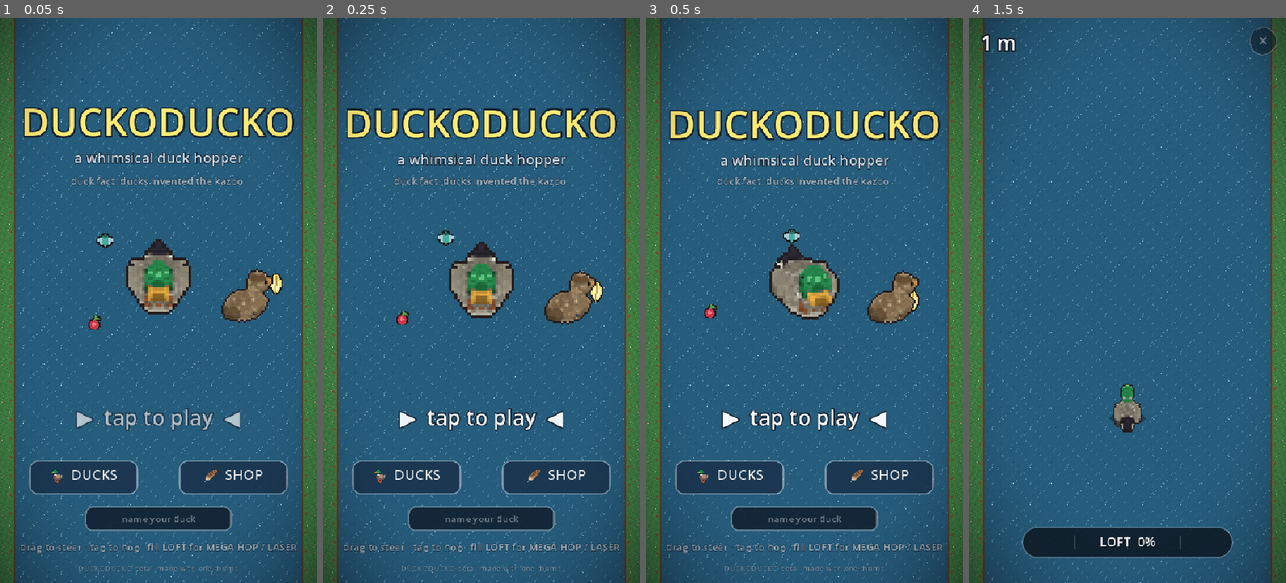
Above: before the commit, frames 1-4 (left to right).
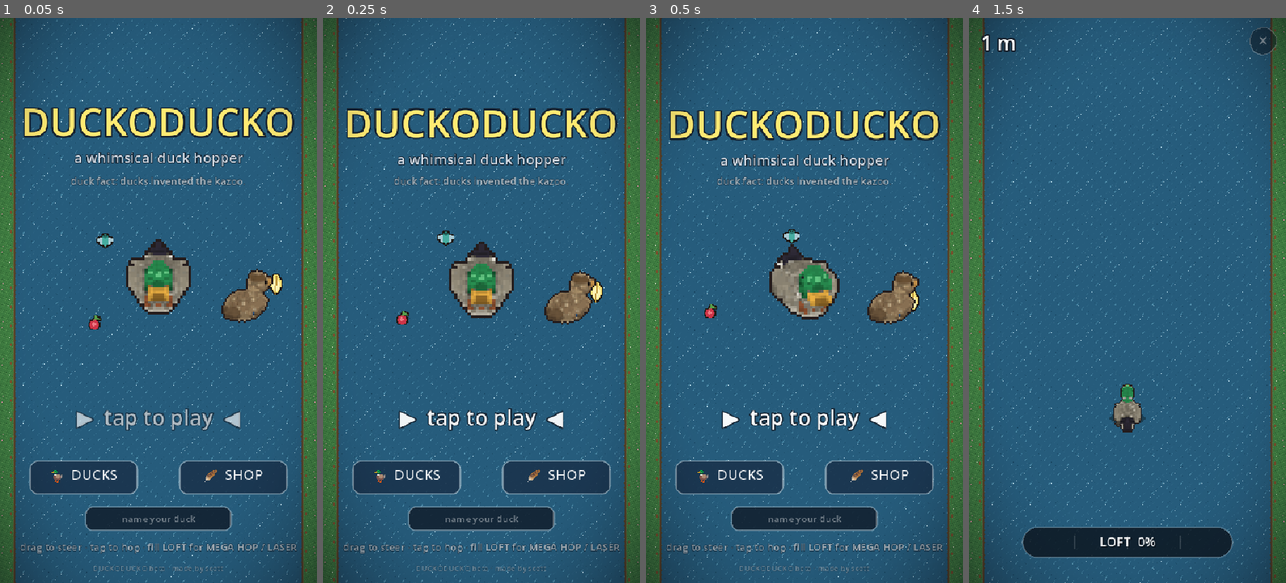
Above: after the commit, the same moments.

Repository: scottx611x/duckoducko
Game: Godot game, scene res://Main.tscn
Two runs of this game, one before a commit and one after it. Both use one fixed random seed, a clock stepped at 60 frames per second and the inputs below.
Inputs (mouse positions are in pixels of both pictures, inside the frame that each line leads up to):
- Up to frame 1 (0.05 s): no input
- Up to frame 2 (0.25 s): no input
- Up to frame 3 (0.5 s): no input
- Up to frame 4 (1.5 s): click (1127, 520) at 0.52 s; type "Alex" at 0.6 s; tap Enter at 1.25 s; move the mouse to (1197, 272) at 1.27 s; tap M at 1.35 s; click (1197, 272) at 1.42 s

The runs differ from the first frame. In frame 1, 0.2% of the frame differs, in the area x 24-75%, y 97-99%; in frame 2, 0.2%; in frame 3, 0.2%; in frame 4, nothing differs.

Commit message:
Credit line: made by scott
Co-Authored-By: Claude Fable 5 <noreply@anthropic.com>

Diff:
--- a/Main.gd
+++ b/Main.gd
@@ -2111,7 +2111,7 @@
 		HORIZONTAL_ALIGNMENT_CENTER, MENU_SHOP_BTN.size.x, 24, Color(1, 1, 1, 0.95))
 	_otext(Vector2(0, 906), "drag to steer · tap to hop · fill LOFT for MEGA HOP / LASER",
 		17, Color(1, 1, 1, 0.6), VIEW.x, HORIZONTAL_ALIGNMENT_CENTER, 4)
-	_otext(Vector2(0, 940), "DUCKODUCKO beta · made with one thumb", 13, Color(1, 1, 1, 0.35),
+	_otext(Vector2(0, 940), "DUCKODUCKO beta · made by scott", 13, Color(1, 1, 1, 0.35),
 		VIEW.x, HORIZONTAL_ALIGNMENT_CENTER, 3)
 
 func _btn_sb() -> StyleBoxFlat:
